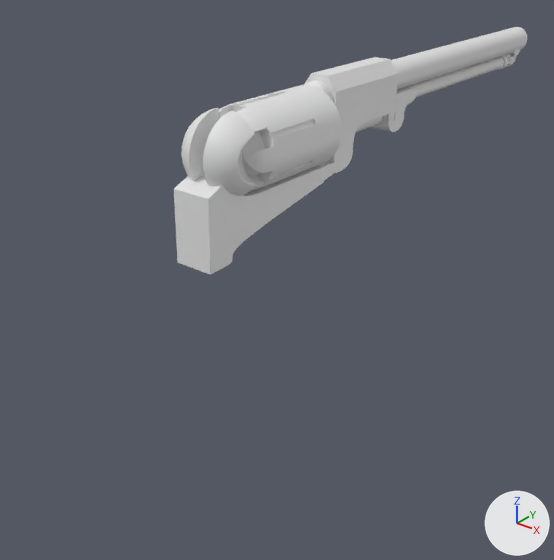
The Blender file colt.blend: old version first, new version second.
Before and after are seen from a 50 mm lens placed at (13.45, -25.83, 5.11), pointed at (-1.0, -7.77, -6.09). Lighting does not change. The marker at lower right points along +X, +Y and +Z.
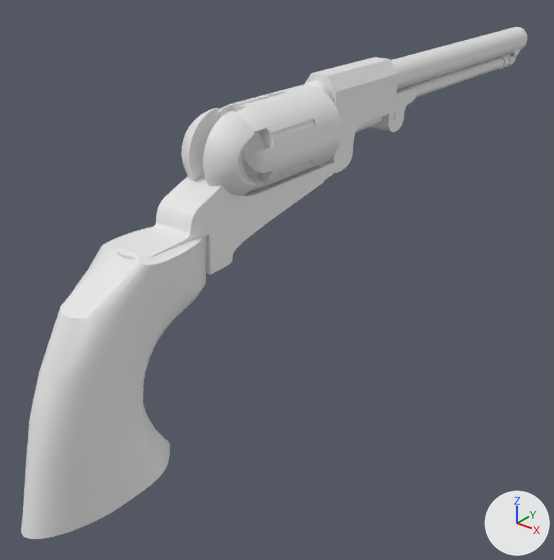
Commit message: Update
Added handle

Boxes (x1, y1, x2, y2) around the edits, measured in the pictures (554 x 560 px):
'Cylinder.007', added
    after: (21, 227, 206, 539)
'Cube.002', added
    after: (116, 189, 209, 259)

Diff of the bpy script that builds the scene:
```diff
--- a/colt.blend.py
+++ b/colt.blend.py
@@ me_cylinder_006 @@
+me_cylinder_006.from_pydata(...)  # 463 vertices, 448 faces; spans x -1.01..1.01, y -1.71..1.16, z -1.01..5.12
+me_cylinder_006.polygons.foreach_set('use_smooth', [True] * 448)
@@ me_cube_007 @@
+me_cube_007.from_pydata(...)  # 84 vertices, 60 faces; spans x -1.0..1.0, y -4.79..1.1, z -0.95..1.43
@@ ob_cylinder_007 @@
+ob_cylinder_007 = bpy.data.objects.new('Cylinder.007', me_cylinder_006)
+ob_cylinder_007.location = (0.0, -14.89, -7.52)
+ob_cylinder_007.scale = (1.0, 2.25, 1.0)
@@ ob_cube_002 @@
+ob_cube_002 = bpy.data.objects.new('Cube.002', me_cube_007)
+ob_cube_002.location = (0.0, -13.01, -2.09)
+ob_cube_002.scale = (0.617, 0.4, 0.4)
```
